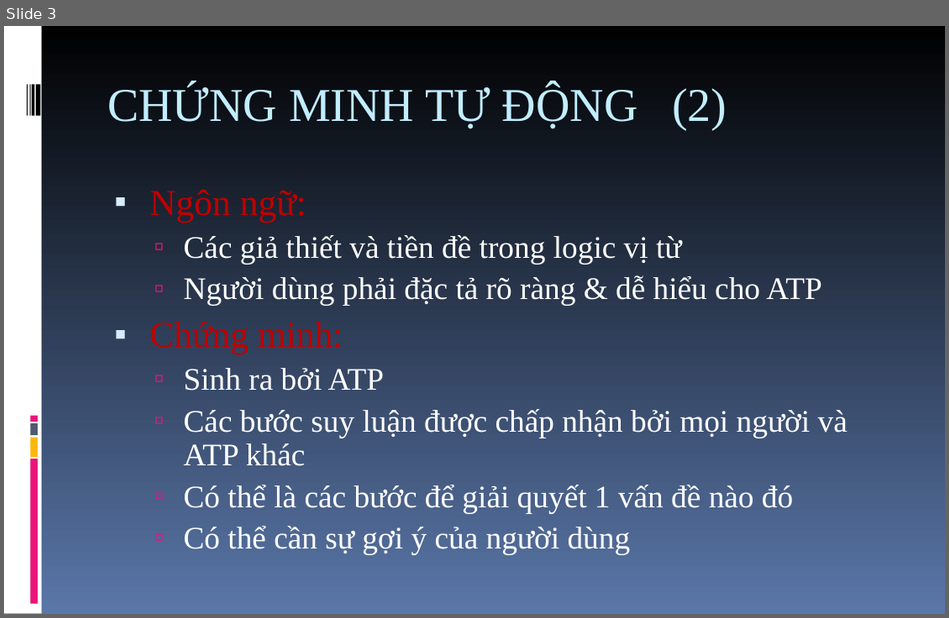
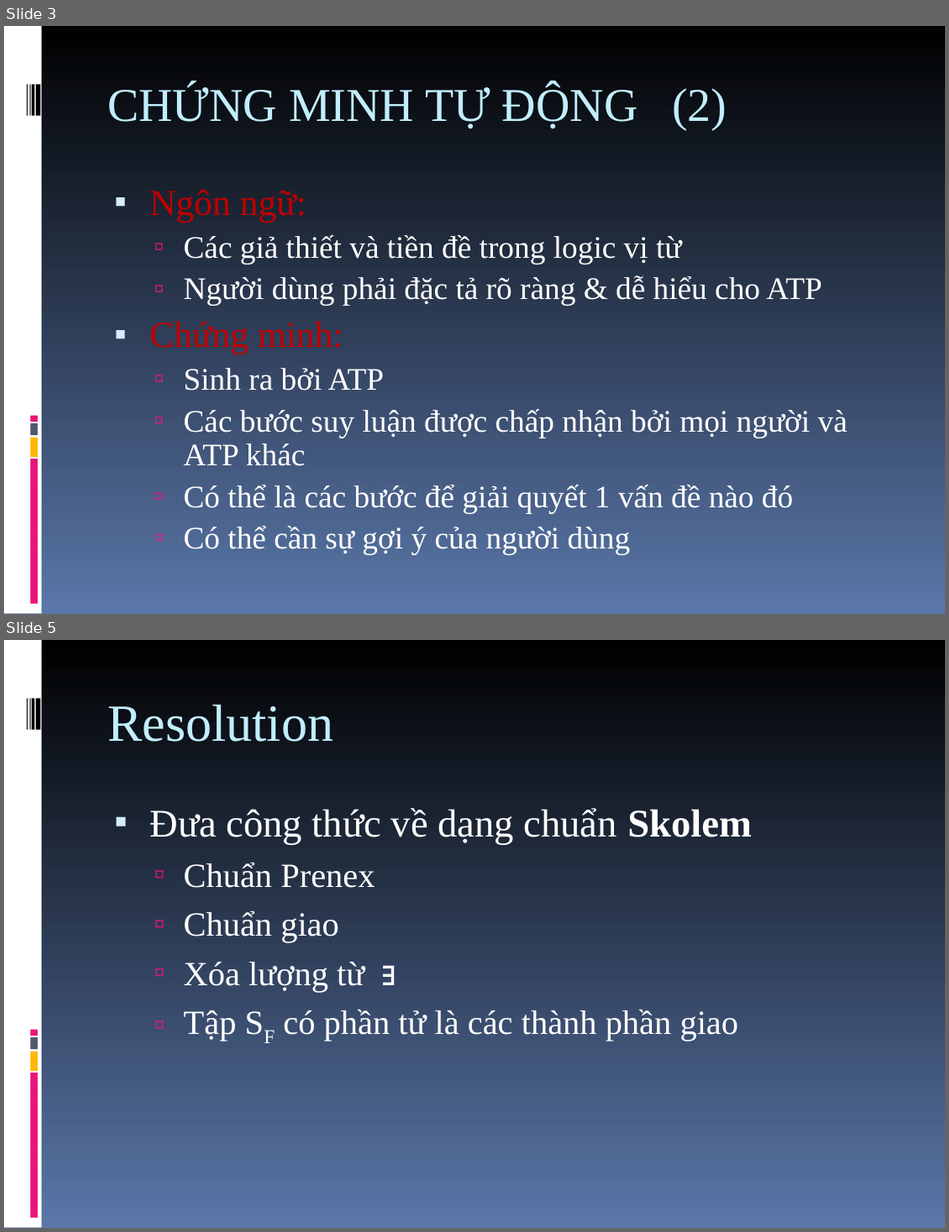
Before and after one commit to giang-rocker/logic, a slide deck: Report/Automated.theorem.proving.ppt. Shown one above the other, each under a label of ours: slide 3 before the commit, slides 3 and 5 after it; the slides between them are not shown. The pictures are 949x618 and 949x1232 pixels, drawn with LibreOffice and Linux fonts; fonts in the diff are those of the drawing. Boxes give left, top, right and bottom in pixels: in the first picture for what was removed or moved away, otherwise in the second. Text is boxed around its words. In the diff, an @@ line names an element or a change of style, - is before the commit and + after.

```diff
--- a/Report/Automated.theorem.proving.ppt
+++ b/Report/Automated.theorem.proving.ppt
@@ slide 5 added at (4, 640, 945, 1228), background gradient #000000 to #5A77A9; not listed: 9 template elements that a slide beside it also shows @@
@@ title added at (107, 705, 333, 742), 40 pt, text #C1EEFF @@
+Resolution
@@ text added at (149, 808, 752, 1042), 26 pt, text #FFFFFF @@
+▪ Đưa công thức về dạng chuẩn Skolem
+  ▫ Chuẩn Prenex
+  ▫ Chuẩn giao
+  ▫ Xóa lượng từ ∃
+  ▫ Tập SF có phần tử là các thành phần giao
```
Also in this commit, not shown: 1 slide changed, 2 other slides added.
